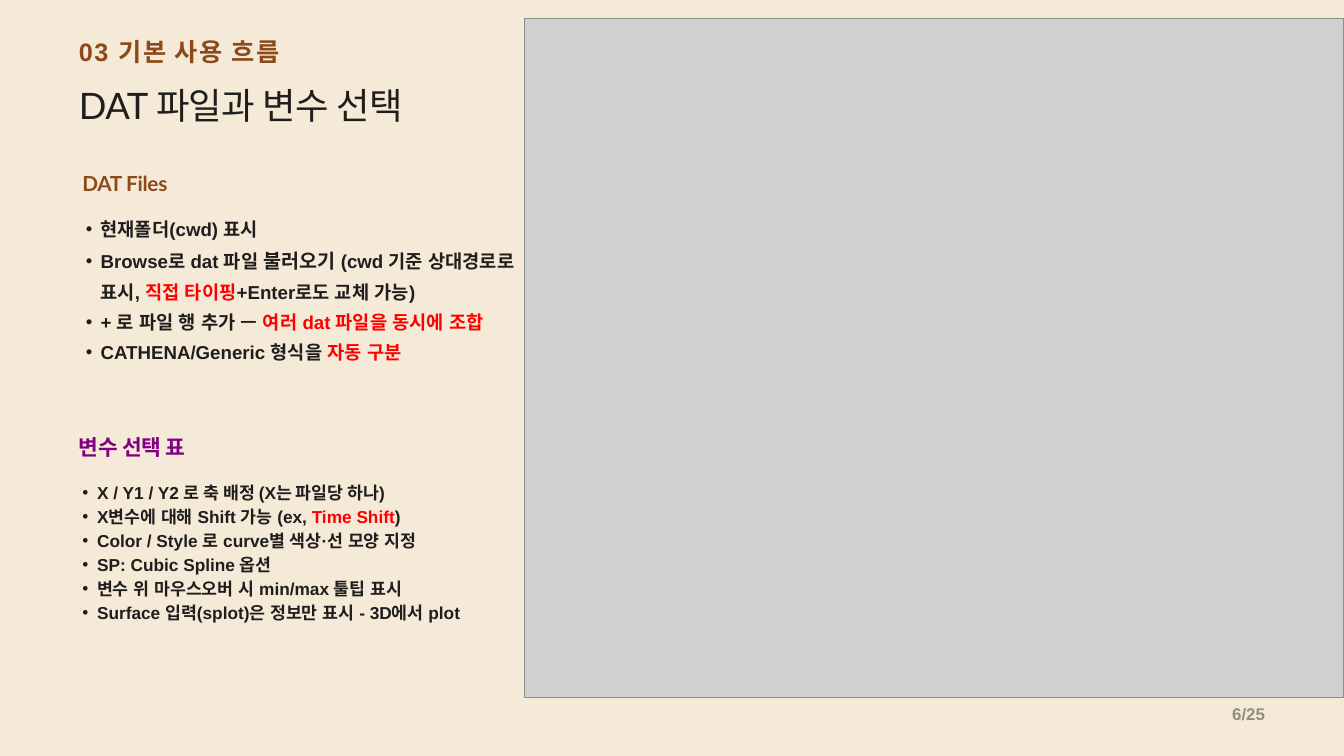
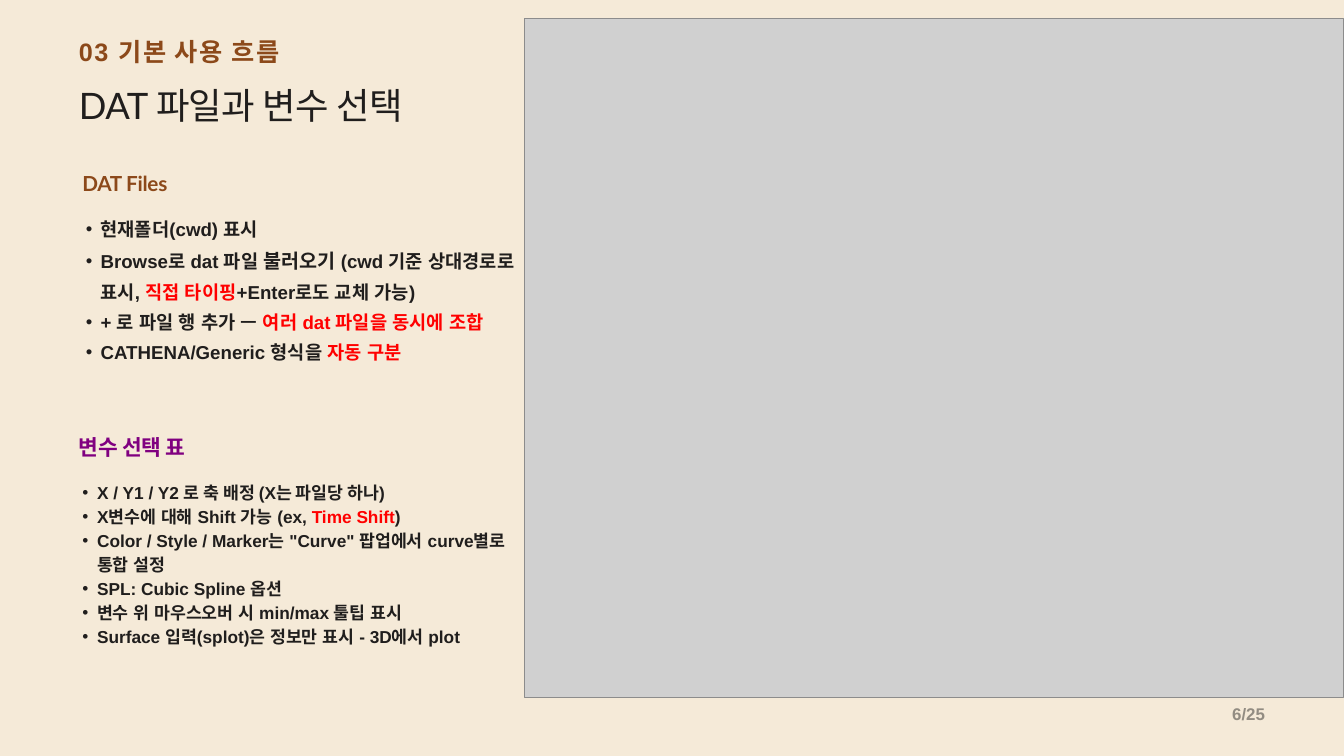
Before and after one commit to CWKIM113/CathPlot_Pub, a slide deck: slide 6 of CathPlot_발표.pptx. Drawn at 1344x756 pixels with LibreOffice and Linux fonts; fonts in the diff are those of the drawing; grey boxes stand for pictures. Boxes give left, top, right and bottom in pixels: in the first picture for what was removed or moved away, otherwise in the second. Text is boxed around its words. In the diff, an @@ line names an element or a change of style, - is before the commit and + after.

```diff
--- a/CathPlot_발표.pptx
+++ b/CathPlot_발표.pptx
@@ text at <box>97,532,506,599</box>: text changed @@
-• Color / Style 로 curve별 색상·선 모양 지정
-• SP: Cubic Spline 옵션
+• Color / Style / Marker는 "Curve" 팝업에서 curve별로 통합 설정
+• SPL: Cubic Spline 옵션
```
Also in this commit, not shown: 1 other slide changed, 1 other file.
